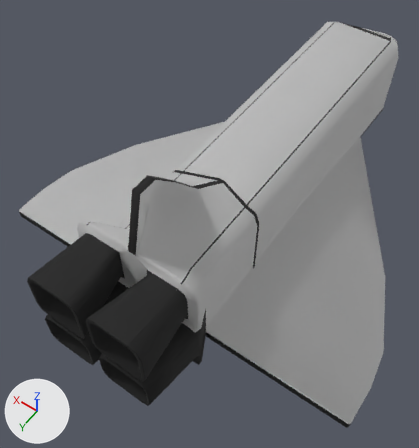
A saved change to the Blender file models/spaceShip.blend.
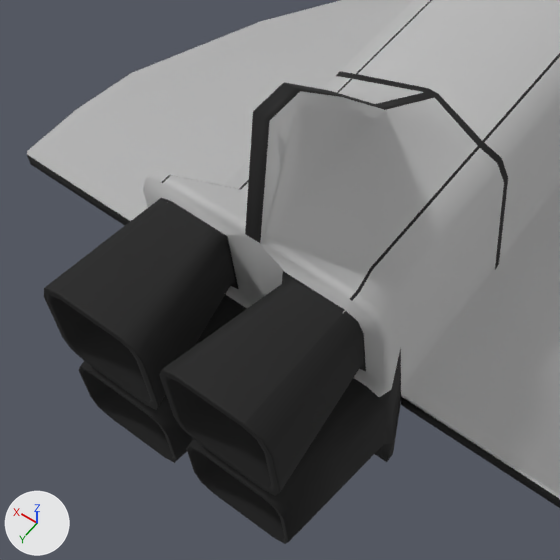
Old and new are each drawn whole from a 50 mm camera at (-10.0, 34.3, 23.7) aimed at (0.5, 19.5, 0.5) and again close up on the part from 1% to 68% of the width and 30% to 92% of the height. The lights are fixed; the arrows at lower left show +X, +Y and +Z.

The first close-up shows 'Space Ship'.
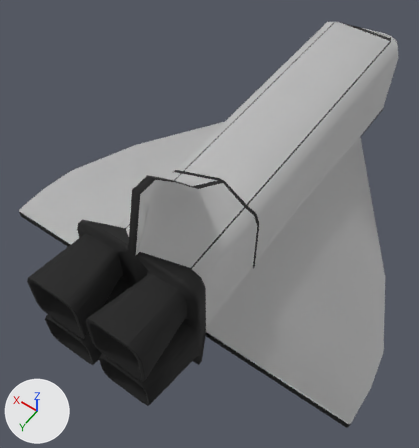
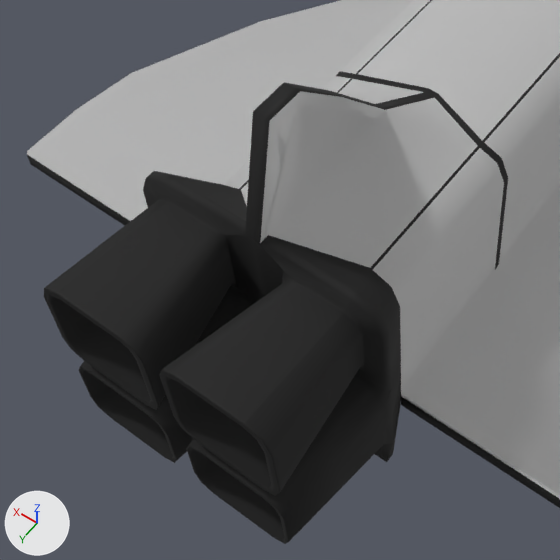
What the commit changed:
me_plane has 826 vertices, 826 faces and spans x -9.9..9.9, y -1.0..8.1, z -28.5..0.0.
me_plane is used by ob_space_ship; location (0.0, 0.0, 0.0); rotation (1.571, 0.0, 0.0), in degrees (90, 0, 0).
me_plane part 1: 52 of the faces centred in x -3.1..3.1, y 2.1..5.2, z -25.5..-24.6 switch from mat_white (light grey #d6d6d6) to mat_shuttle_black (black #272727).

Boxes [x1, y1, x2, y2] around the edits, measured in the close-ups (560 x 560 px):
part 1 of me_plane, recoloured (grey to black)
    both: [143, 171, 401, 397]
